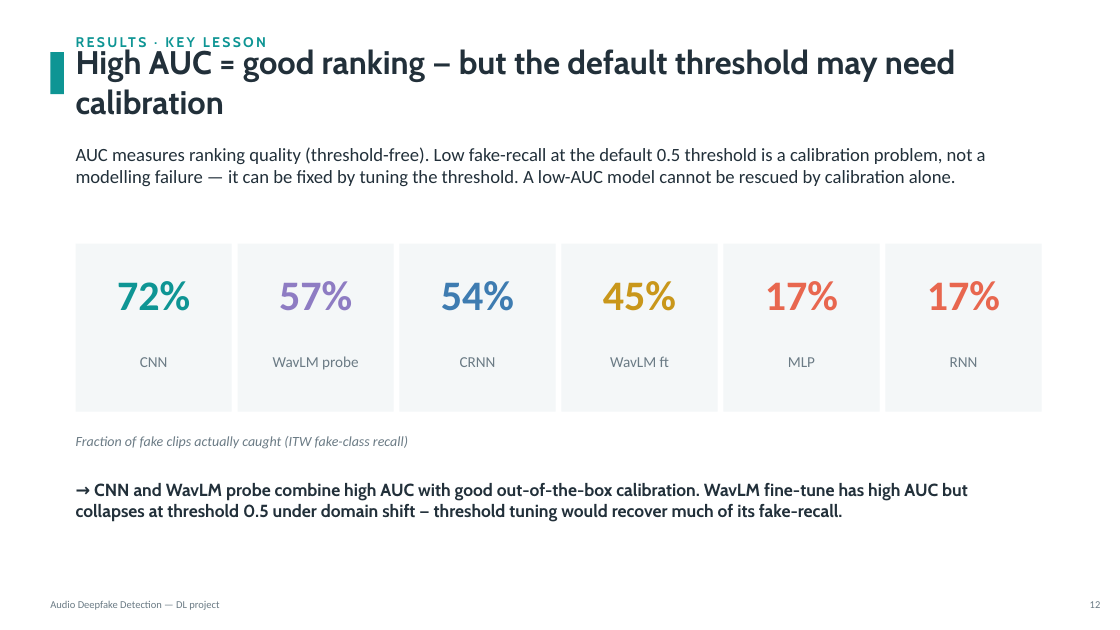
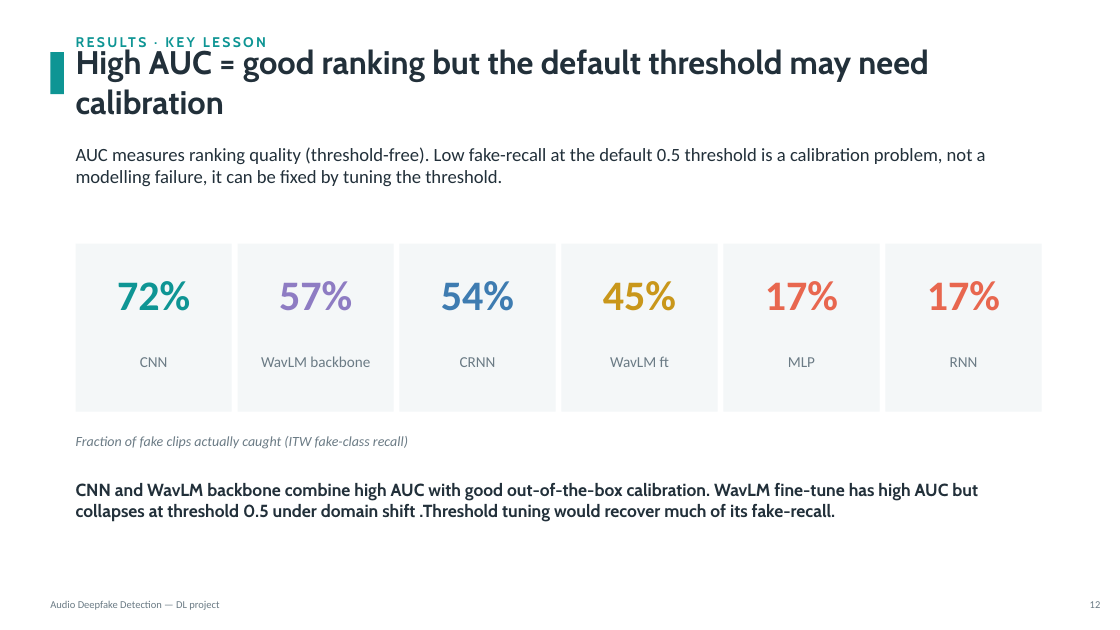
Before and after one commit to KonstaninosKaimakis/audio-deepfake-detection-DL, a slide deck: slide 13 of presentation.pptx. Drawn at 1120x630 pixels with LibreOffice and Linux fonts; fonts in the diff are those of the drawing. Boxes give left, top, right and bottom in pixels: in the first picture for what was removed or moved away, otherwise in the second. Text is boxed around its words. In the diff, an @@ line names an element or a change of style, - is before the commit and + after.

Commit message:
updated presentation

```diff
--- a/presentation.pptx
+++ b/presentation.pptx
@@ text at (x1=76, y1=47, x2=928, y2=115): text changed @@
-High AUC = good ranking — but the default threshold may need calibration
+High AUC = good ranking but the default threshold may need calibration
@@ text at (x1=76, y1=147, x2=986, y2=186): text changed @@
-AUC measures ranking quality (threshold-free). Low fake-recall at the default 0.5 threshold is a calibration problem, not a modelling failure — it can be fixed by tuning the threshold. A low-AUC model cannot be rescued by calibration alone.
+AUC measures ranking quality (threshold-free). Low fake-recall at the default 0.5 threshold is a calibration problem, not a modelling failure, it can be fixed by tuning the threshold.
@@ text at (x1=261, y1=356, x2=370, y2=367): text changed @@
-WavLM probe
+WavLM backbone
@@ text at (x1=76, y1=483, x2=978, y2=521): text changed @@
-→ CNN and WavLM probe combine high AUC with good out-of-the-box calibration. WavLM fine-tune has high AUC but collapses at threshold 0.5 under domain shift — threshold tuning would recover much of its fake-recall.
+CNN and WavLM backbone combine high AUC with good out-of-the-box calibration. WavLM fine-tune has high AUC but collapses at threshold 0.5 under domain shift .Threshold tuning would recover much of its fake-recall.
```
Also in this commit, not shown: 9 other slides changed.
